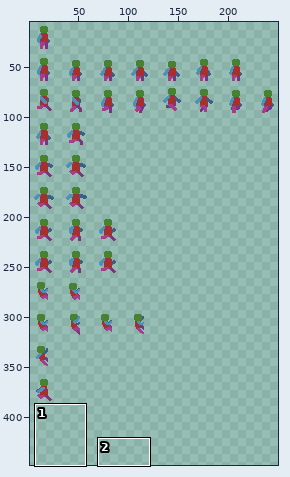
Two states of a sprite sheet, 06 - Dash/Resources/Character base.png. The first picture is a wide view before the edit; the outline marks the close-up.
Close-up. First the earlier version:
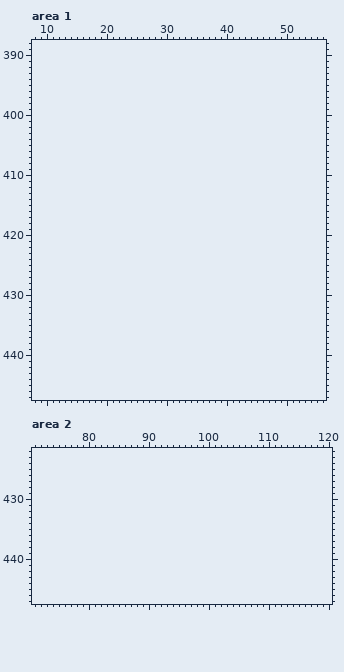
The file is 256x384 pixels. Shown: area 1: x 8..56, y 388..447; area 2: x 71..120, y 422..447. The old version is drawn lined up with the new one, on the new canvas. The wide view leaves out empty margins. The commit also changed other parts of the picture, which this record leaves out.
Now the later version:
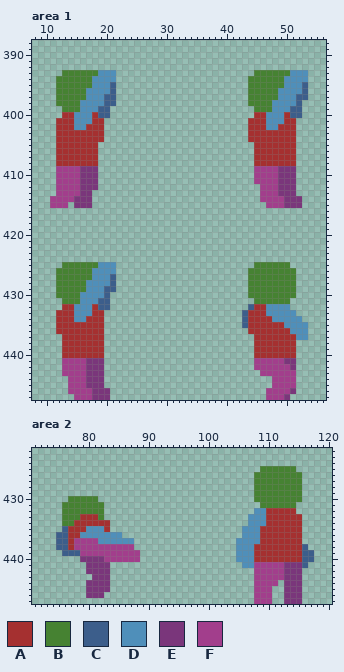
Palette (. is transparent): A #a53030  B #468232  C #3c5e8b  D #4f8fba  E #7a367b  F #a23e8c
The edit:
canvas 256x384 -> 256x448
--- area 1
@@ x 8..56 @@
 392 .................................................
-393 .................................................
-394 .................................................
-395 .................................................
-396 .................................................
-397 .................................................
-398 .................................................
-399 .................................................
-400 .................................................
-401 .................................................
-402 .................................................
-403 .................................................
-404 .................................................
-405 .................................................
-406 .................................................
-407 .................................................
-408 .................................................
-409 .................................................
-410 .................................................
-411 .................................................
-412 .................................................
-413 .................................................
-414 .................................................
-415 .................................................
+393 .....BBBBBBDDD.......................BBBBBBDDD...
+394 ....BBBBBBDDDD......................BBBBBBDDDD...
+395 ....BBBBBBDDDC......................BBBBBBDDDC...
+396 ....BBBBBDDDDC......................BBBBBDDDDC...
+397 ....BBBBBDDDCC......................BBBBBDDDCC...
+398 ....BBBBDDDDCC......................BBBBDDDDC....
+399 .....BBBDDDCC........................BBBDDDCC....
+400 .....AADDDACC........................AADDDACC....
+401 ....AAADDDAA........................AAADDDAA.....
+402 ....AAADDAAA........................AAADDAAA.....
+403 ....AAAAAAAA........................AAAAAAAA.....
+404 ....AAAAAAAA........................AAAAAAAA.....
+405 ....AAAAAAA..........................AAAAAAA.....
+406 ....AAAAAAA..........................AAAAAAA.....
+407 ....AAAAAAA..........................AAAAAAA.....
+408 ....AAAAAAA..........................AAAAAAA.....
+409 ....FFFFEEE..........................FFFFEEE.....
+410 ....FFFFEEE..........................FFFFEEE.....
+411 ....FFFFEEE..........................FFFFEEE.....
+412 ....FFFFEEE...........................FFFEEE.....
+413 ....FFFFEE............................FFFEEE.....
+414 ...FFFFEEE............................FFFFEEE....
+415 ...FFF.EEE.............................FFFEEE....
 416 .................................................
@@ x 8..56 @@
 424 .................................................
-425 .................................................
-426 .................................................
-427 .................................................
-428 .................................................
-429 .................................................
-430 .................................................
-431 .................................................
-432 .................................................
-433 .................................................
-434 .................................................
-435 .................................................
-436 .................................................
-437 .................................................
-438 .................................................
-439 .................................................
-440 .................................................
-441 .................................................
-442 .................................................
-443 .................................................
-444 .................................................
-445 .................................................
-446 .................................................
-447 .................................................
+425 .....BBBBBBDDD.......................BBBBBB......
+426 ....BBBBBBDDDD......................BBBBBBBB.....
+427 ....BBBBBBDDDC......................BBBBBBBB.....
+428 ....BBBBBDDDDC......................BBBBBBBB.....
+429 ....BBBBBDDDCC......................BBBBBBBB.....
+430 ....BBBBDDDDC.......................BBBBBBBB.....
+431 .....BBBDDDCC........................BBBBBB......
+432 .....AADDDACC.......................CAADDDD......
+433 ....AAADDDAA.......................CAAADDDDD.....
+434 ....AAADDAAA.......................CAAAADDDDD....
+435 ....AAAAAAAA.......................CAAAAAADDDD...
+436 ....AAAAAAAA........................AAAAAAADDD...
+437 .....AAAAAAA.........................AAAAAAADD...
+438 .....AAAAAAA.........................AAAAAAA.....
+439 .....AAAAAAA.........................AAAAAAA.....
+440 .....AAAAAAA.........................AAAAAAA.....
+441 .....FFFFEEE.........................FFFFFEE.....
+442 .....FFFFEEE.........................FFFFFFE.....
+443 .....FFFFEEE..........................FFFFFF.....
+444 ......FFFEEE............................FFFF.....
+445 ......FFFEEE............................FFFF.....
+446 ......FFFFEEE..........................FFFFE.....
+447 .......FFFEEE..........................FFFE......
--- area 2
@@ x 71..120 @@
 424 ..................................................
-425 ..................................................
-426 ..................................................
-427 ..................................................
-428 ..................................................
-429 ..................................................
-430 ..................................................
-431 ..................................................
-432 ..................................................
-433 ..................................................
-434 ..................................................
-435 ..................................................
-436 ..................................................
-437 ..................................................
-438 ..................................................
-439 ..................................................
-440 ..................................................
-441 ..................................................
-442 ..................................................
-443 ..................................................
-444 ..................................................
-445 ..................................................
-446 ..................................................
-447 ..................................................
+425 ......................................BBBBBB......
+426 .....................................BBBBBBBB.....
+427 .....................................BBBBBBBB.....
+428 .....................................BBBBBBBB.....
+429 .....................................BBBBBBBB.....
+430 ......BBBBB..........................BBBBBBBB.....
+431 .....BBBBBBB..........................BBBBBB......
+432 .....BBBBBBB.........................DDAAAAA......
+433 .....BBBAAAB........................DDDAAAAAA.....
+434 .....BBAAAAAA.......................DDDAAAAAA.....
+435 .....CAAADDDA......................DDDAAAAAAA.....
+436 ....CCAADDDDDDD....................DDDAAAAAAA.....
+437 ....CCAFFFFDDDDDD.................DDDDAAAAAAA.....
+438 ....CCAFFFFFFFFFF.................DDDAAAAAAAAC....
+439 .....CCCFFFFFFFFFF................DDDAAAAAAAACC...
+440 ........EEEEFFFFFF................DDDAAAAAAAACC...
+441 .........EEEE......................DDFFFFFEEEC....
+442 .........EEEE........................FFFFFEEE.....
+443 ..........EEE........................FFFFFEEE.....
+444 .........EEEE........................FFFF.EEE.....
+445 .........EEEE........................FFF..EEE.....
+446 .........EEE.........................FFF..EEE.....
+447 .....................................FFF..EEE.....
Where, in picture pixels (left, top, right, bottom), the same in both close-ups:
added: (50, 70, 116, 208)
added: (248, 70, 308, 208)
added: (56, 262, 116, 400)
added: (242, 262, 308, 400)
added: (236, 466, 314, 604)
added: (56, 496, 140, 598)
